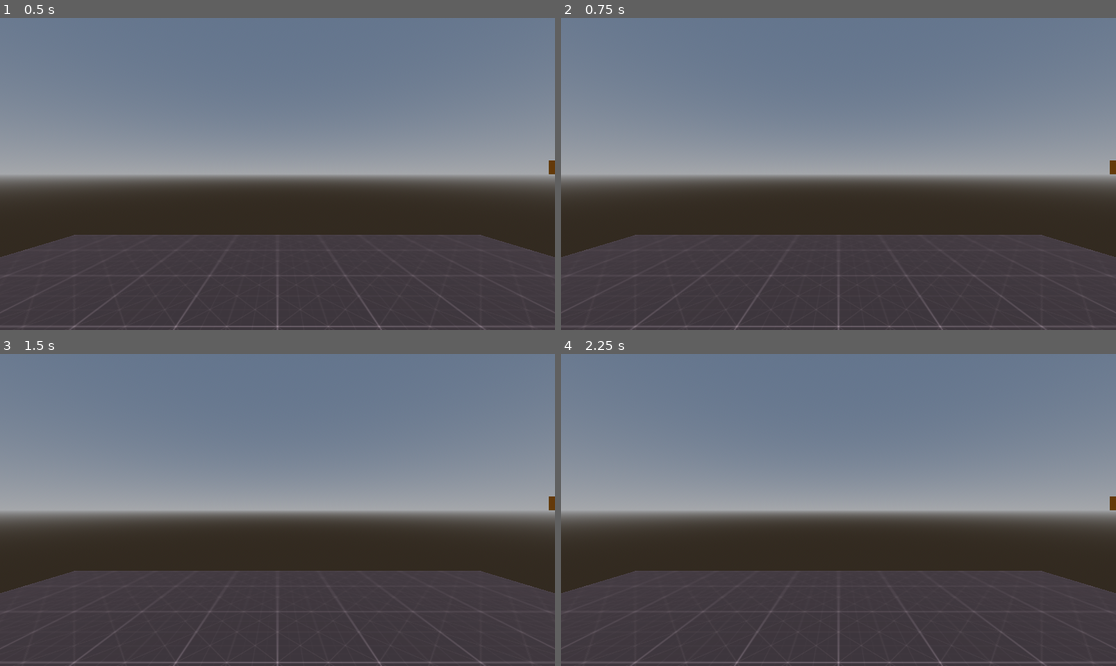
Above: before the commit, frames 1-4 (two rows, left to right).
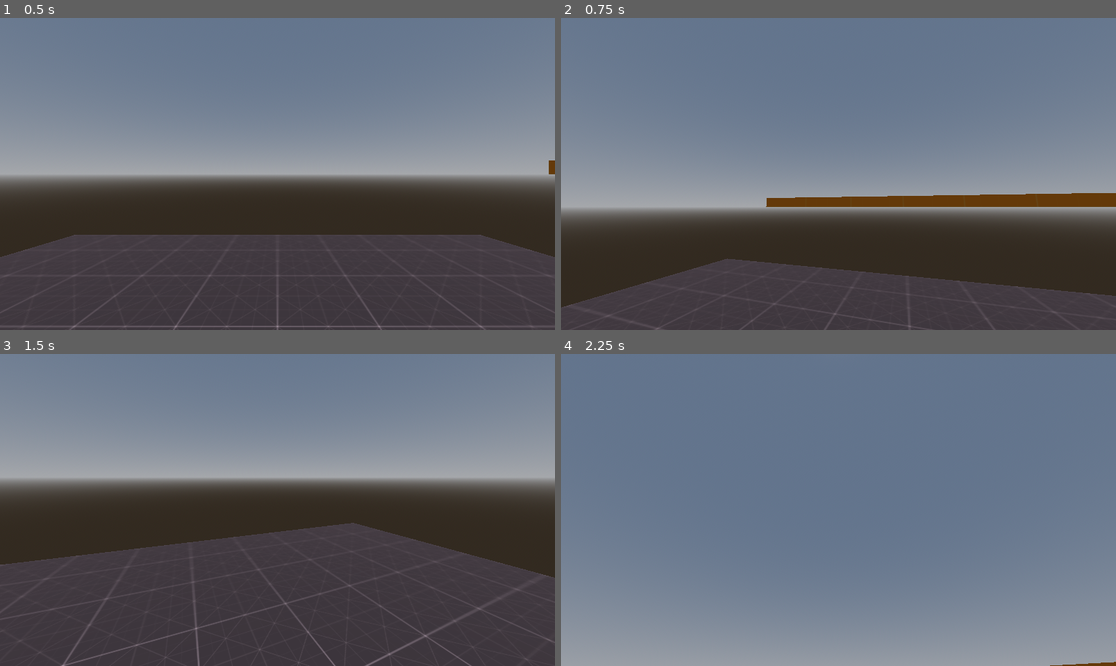
Above: after the commit, the same moments.

Repository: fireproofpenguin/quiet-work
Game: Godot game, scene res://levels/prototype.tscn
Same seed, same stepped clock (60 frames per second), same inputs: the game is played once before the commit and once after it.
Inputs (mouse positions are in pixels of both pictures, inside the frame that each line leads up to):
- Up to frame 1 (0.5 s): no input
- Up to frame 2 (0.75 s): tap Enter (ui_accept) at 0.5, 0.6 s; move the mouse to (960, 158) at 0.52 s; hold Right (ui_right) from 0.53 s (still down)
- Up to frame 3 (1.5 s): tap Enter (ui_accept) at 0.77, 1.07, 1.25, 1.35 s; move the mouse to (166, 525) at 1.27 s; release Right (ui_right) at 1.28 s; hold Down (ui_down) from 1.28 s (still down)
- Up to frame 4 (2.25 s): tap Enter (ui_accept) at 1.52, 1.82, 2, 2.1 s; move the mouse to (894, 441) at 2.02 s; release Down (ui_down) at 2.03 s; hold Right (ui_right) from 2.03 s (still down)

Frame 1 is identical in both runs. In frame 2, 31% of the frame differs, in the area x 0-100%, y 43-100%; in frame 3, 28%; in frame 4, 68%, in the area x 0-100%, y 27-100%.

Commit message:
Basic camera movement

Diff:
--- a/scenes/player/PlayerController.tscn
+++ b/scenes/player/PlayerController.tscn
@@ -1,10 +1,15 @@
 [gd_scene format=3 uid="uid://blipltc55xuew"]
+
+[ext_resource type="Script" uid="uid://w7mqaycc3r20" path="res://scripts/player/player_controller.gd" id="1_23doe"]
+[ext_resource type="Script" uid="uid://dqfupd3mclrs" path="res://scripts/player/components/mouse_capture.gd" id="1_etyb6"]
+[ext_resource type="Script" uid="uid://cxwskr3u6efjd" path="res://scripts/player/camera_controller.gd" id="1_h2fbm"]
 
 [sub_resource type="CapsuleMesh" id="CapsuleMesh_oe3vx"]
 
 [sub_resource type="CapsuleShape3D" id="CapsuleShape3D_etyb6"]
 
 [node name="PlayerController" type="CharacterBody3D" unique_id=1747120743]
+script = ExtResource("1_23doe")
 
 [node name="PlaceholderMesh" type="MeshInstance3D" parent="." unique_id=1359823998]
 mesh = SubResource("CapsuleMesh_oe3vx")
@@ -12,7 +17,15 @@
 [node name="StandingCollision" type="CollisionShape3D" parent="." unique_id=1923840112]
 shape = SubResource("CapsuleShape3D_etyb6")
 
-[node name="CameraController" type="Node3D" parent="." unique_id=2119335172]
+[node name="CameraController" type="Node3D" parent="." unique_id=2119335172 node_paths=PackedStringArray("player_controller", "component_mouse_capture")]
 transform = Transform3D(1, 0, 0, 0, 1, 0, 0, 0, 1, 0, 0.5, 0)
+script = ExtResource("1_h2fbm")
+player_controller = NodePath("..")
+component_mouse_capture = NodePath("../Components/MouseCapture")
 
 [node name="Camera3D" type="Camera3D" parent="CameraController" unique_id=483985232]
+
+[node name="Components" type="Node" parent="." unique_id=1949140501]
+
+[node name="MouseCapture" type="Node" parent="Components" unique_id=973719834]
+script = ExtResource("1_etyb6")
--- /dev/null
+++ b/scripts/player/camera_controller.gd
@@ -0,0 +1,35 @@
+class_name CameraController extends Node3D
+
+@export var debug: bool = false
+@export_category("References")
+@export var player_controller: PlayerController
+@export var component_mouse_capture: MouseCaptureComponent
+@export_category("Camera Settings")
+@export_group("Tilt")
+@export_range(-90, -60) var tilt_lower_limit: int = -90
+@export_range(60, 90) var tilt_upper_limit: int = 90
+
+var _rotation: Vector3
+
+
+# Called when the node enters the scene tree for the first time.
+func _ready():
+	pass # Replace with function body.
+
+
+# Called every frame. 'delta' is the elapsed time since the previous frame.
+func _process(delta):
+	update_camera_rotation(component_mouse_capture._mouse_input)
+
+func update_camera_rotation(input: Vector2) -> void:
+	_rotation.x += input.y
+	_rotation.y += input.x
+	_rotation.x = clamp(_rotation.x, deg_to_rad(tilt_lower_limit), deg_to_rad(tilt_upper_limit))
+
+	var _player_rotation = Vector3(0.0, _rotation.y, 0.0)
+	var _camera_rotation = Vector3(_rotation.x, 0.0, 0.0)
+
+	transform.basis = Basis.from_euler(_camera_rotation)
+	player_controller.update_rotation(_player_rotation)
+
+	rotation.z = 0.0
--- /dev/null
+++ b/scripts/player/components/mouse_capture.gd
@@ -0,0 +1,24 @@
+class_name MouseCaptureComponent extends Node
+
+@export var debug: bool = false
+@export_category("Mouse Capture Settings")
+@export var current_mouse_mode: Input.MouseMode = Input.MOUSE_MODE_CAPTURED
+@export var mouse_sensitivity: float = 0.005
+
+var _capture_mouse: bool
+var _mouse_input: Vector2
+
+
+func _unhandled_input(event: InputEvent) -> void:
+	_capture_mouse = event is InputEventMouseMotion and Input.mouse_mode == Input.MOUSE_MODE_CAPTURED
+	if _capture_mouse:
+		_mouse_input.x += -event.screen_relative.x * mouse_sensitivity
+		_mouse_input.y += -event.screen_relative.y * mouse_sensitivity
+	if debug:
+		print(_mouse_input)
+
+func _ready() -> void:
+	Input.mouse_mode = current_mouse_mode
+
+func _process(_delta) -> void:
+	_mouse_input = Vector2.ZERO
--- /dev/null
+++ b/scripts/player/player_controller.gd
@@ -0,0 +1,31 @@
+class_name PlayerController extends CharacterBody3D
+
+
+#const SPEED = 5.0
+#const JUMP_VELOCITY = 4.5
+#
+#
+#func _physics_process(delta):
+	## Add the gravity.
+	#if not is_on_floor():
+		#velocity += get_gravity() * delta
+#
+	## Handle jump.
+	#if Input.is_action_just_pressed("ui_accept") and is_on_floor():
+		#velocity.y = JUMP_VELOCITY
+#
+	## Get the input direction and handle the movement/deceleration.
+	## As good practice, you should replace UI actions with custom gameplay actions.
+	#var input_dir = Input.get_vector("ui_left", "ui_right", "ui_up", "ui_down")
+	#var direction = (transform.basis * Vector3(input_dir.x, 0, input_dir.y)).normalized()
+	#if direction:
+		#velocity.x = direction.x * SPEED
+		#velocity.z = direction.z * SPEED
+	#else:
+		#velocity.x = move_toward(velocity.x, 0, SPEED)
+		#velocity.z = move_toward(velocity.z, 0, SPEED)
+#
+	#move_and_slide()
+
+func update_rotation(rotation_input: Vector3) -> void:
+	global_transform.basis = Basis.from_euler(rotation_input)
Not shown, added: scripts/player/camera_controller.gd.uid
Not shown, added: scripts/player/components/mouse_capture.gd.uid
Not shown, added: scripts/player/player_controller.gd.uid
